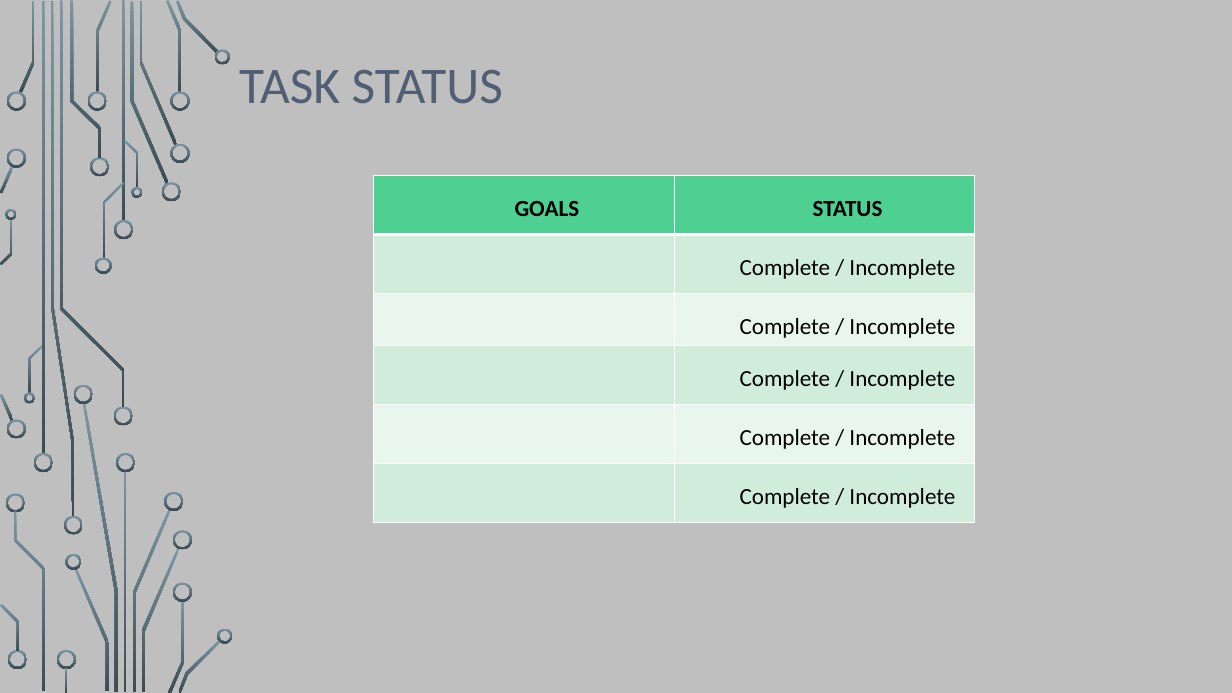
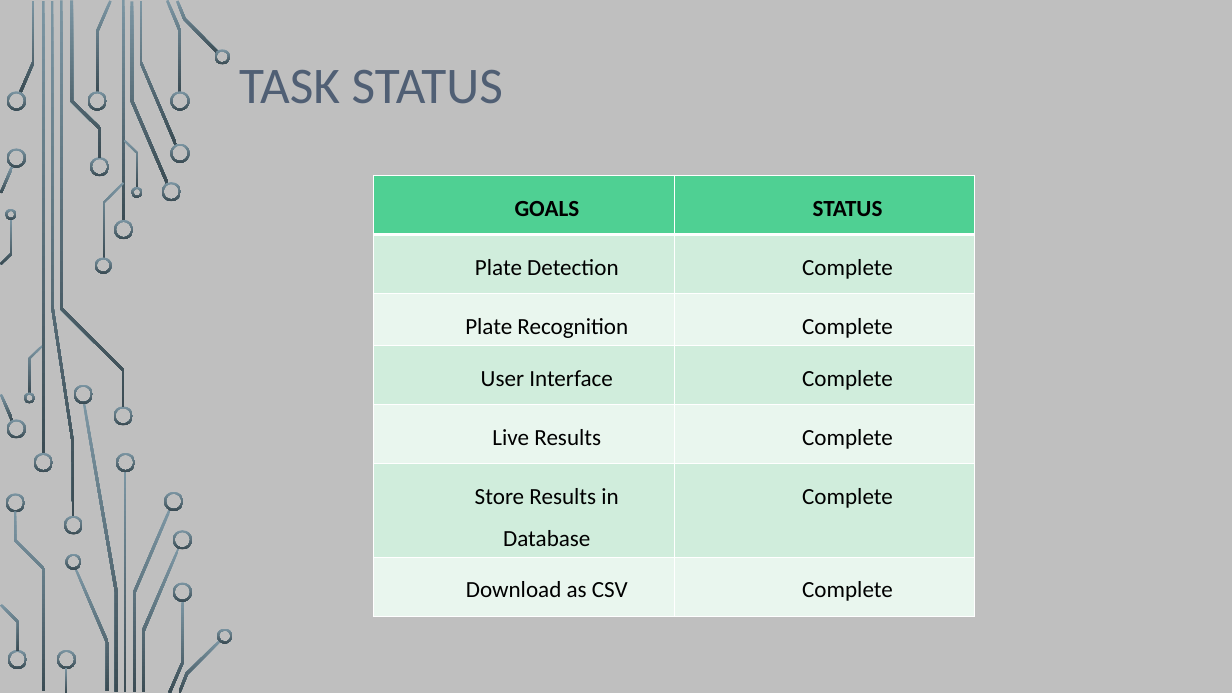
Before and after one commit to motasimmakki/Number-Plate-Recognition-With-DB-Connectivity-Using-YOLO-V8, a slide deck: slide 3 of Docs_Work/presentation.pptx. Drawn at 1232x693 pixels with LibreOffice and Linux fonts; fonts in the diff are those of the drawing; background and template pictures are left out. Boxes give left, top, right and bottom in pixels: in the first picture for what was removed or moved away, otherwise in the second. Text is boxed around its words. In the diff, an @@ line names an element or a change of style, - is before the commit and + after.

```diff
--- a/Docs_Work/presentation.pptx
+++ b/Docs_Work/presentation.pptx
@@ table at [373,176,974,605] @@
-row 2:  | Complete / Incomplete
-row 3:  | Complete / Incomplete
-row 4:  | Complete / Incomplete
-row 5:  | Complete / Incomplete
-row 6:  | Complete / Incomplete
+row 2: Plate Detection | Complete
+row 3: Plate Recognition | Complete
+row 4: User Interface | Complete
+row 5: Live Results | Complete
+row 6: Store Results in Database | Complete
+row 7: Download as CSV | Complete
```
Also in this commit, not shown: 3 other slides changed, 9 slides added, 1 slide removed, 1 other file.
